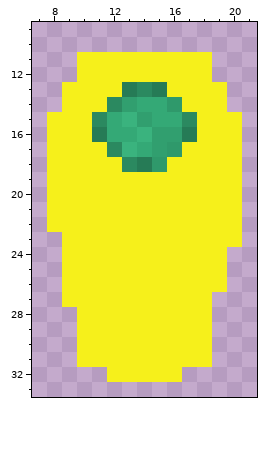
Two states of a pixel-art sprite, DooSpace/Assets/Sprites/Game/Rocket/parts_iteration/Base_color_iteration/base_1_80s.png. Above: the version before the commit.
The file is 29x37 pixels. Pixels under 10% opacity are left out. Shown: x 7..21, y 9..33.
New version:
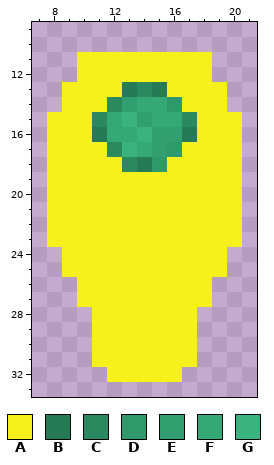
Palette (. is transparent): A #f6f01b  B #267b56  C #2b8960  D #2f996b  E #319f6f  F #34a976  G #3ab37e
From the commit log: fix bases skins sprites
The edit:
@@ x 7..21 @@
 22 .AAAAAAAAAAAAA.
-23 ..AAAAAAAAAAAA.
+23 .AAAAAAAAAAAAA.
 24 ..AAAAAAAAAAA..
 25 ..AAAAAAAAAAA..
-26 ..AAAAAAAAAAA..
-27 ..AAAAAAAAAA...
-28 ...AAAAAAAAA...
-29 ...AAAAAAAAA...
-30 ...AAAAAAAAA...
-31 ...AAAAAAAAA...
+26 ...AAAAAAAAA...
+27 ...AAAAAAAAA...
+28 ....AAAAAAA....
+29 ....AAAAAAA....
+30 ....AAAAAAA....
+31 ....AAAAAAA....
 32 .....AAAAA.....
Where, in picture pixels (left, top, right, bottom), the same in both pictures:
changed: (47, 232, 92, 367)
erased: (197, 277, 227, 367)
